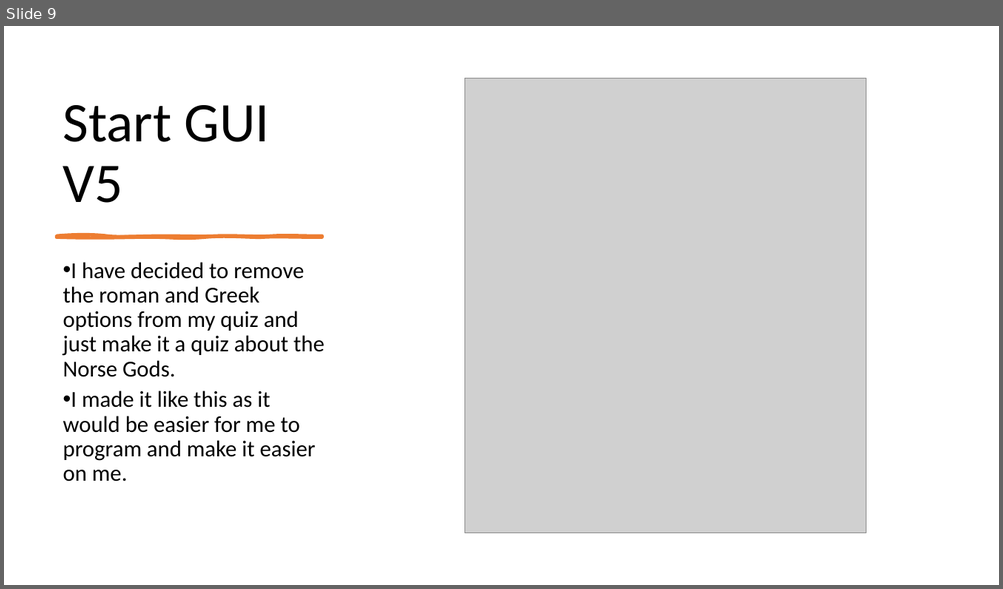
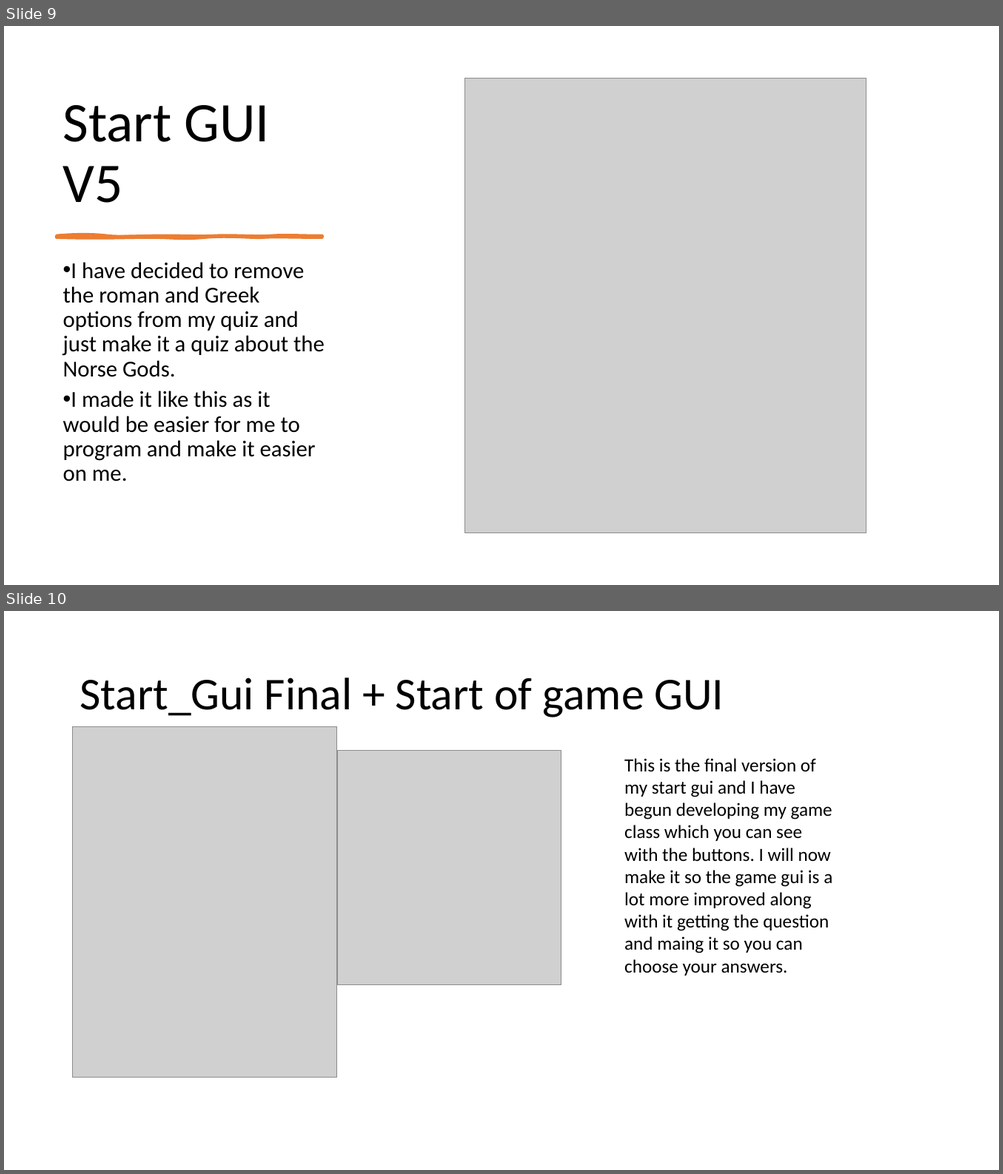
Before and after one commit to morrisj70800/01_Assesment, a slide deck: Programming Assesment.pptx. Shown one above the other, each under a label of ours: slide 9 before the commit, slides 9 and 10 after it. The pictures are 1003x589 and 1003x1174 pixels, drawn with LibreOffice and Linux fonts; fonts in the diff are those of the drawing; grey boxes stand for pictures. Boxes give left, top, right and bottom in pixels: in the first picture for what was removed or moved away, otherwise in the second. Text is boxed around its words. In the diff, an @@ line names an element or a change of style, - is before the commit and + after.

Commit message:
Game Class V_1

```diff
--- a/Programming Assesment.pptx
+++ b/Programming Assesment.pptx
@@ slide 10 added at <box>4,611,999,1170</box>, background #FFFFFF @@
@@ title added at <box>79,678,724,718</box>, 44 pt, text #000000 @@
+Start_Gui Final + Start of game GUI
@@ picture added at <box>73,726,337,1077</box> @@
@@ picture added at <box>338,751,561,985</box> @@
@@ text added at <box>624,758,832,976</box>, 18 pt, text #000000 @@
+This is the final version of my start gui and I have begun developing my game class which you can see with the buttons. I will now make it so the game gui is a lot more improved along with it getting the question and maing it so you can choose your answers.
```
Also in this commit, not shown: 1 slide removed, 2 other files.
